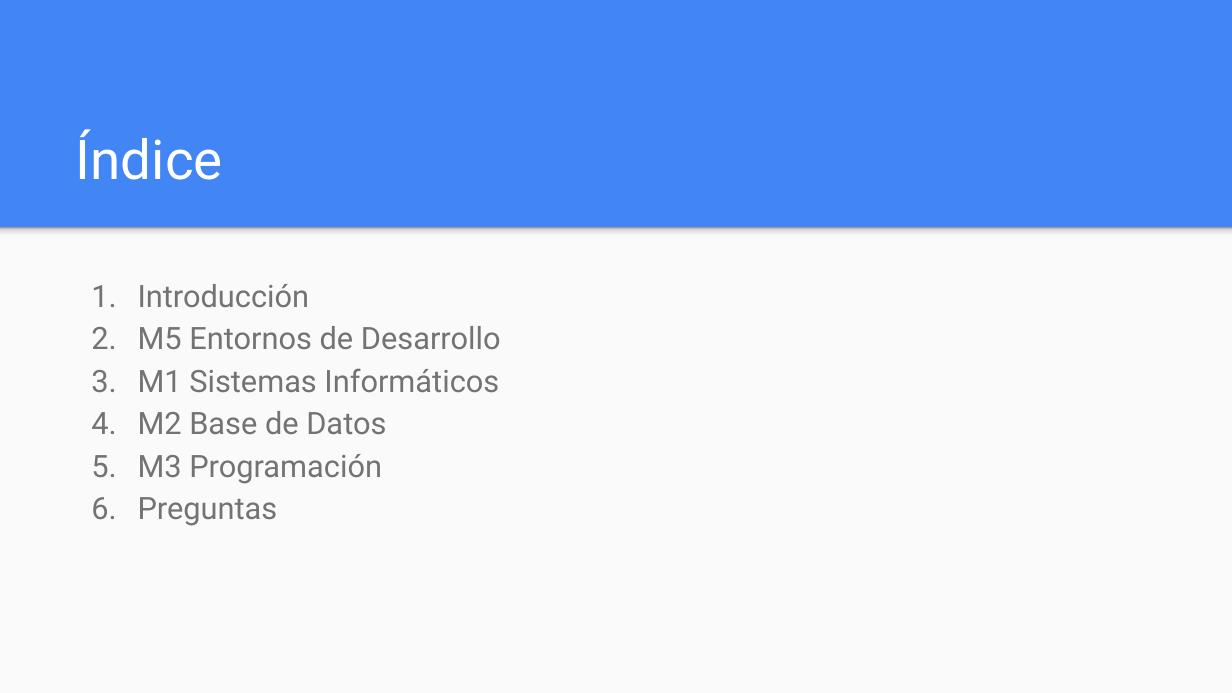
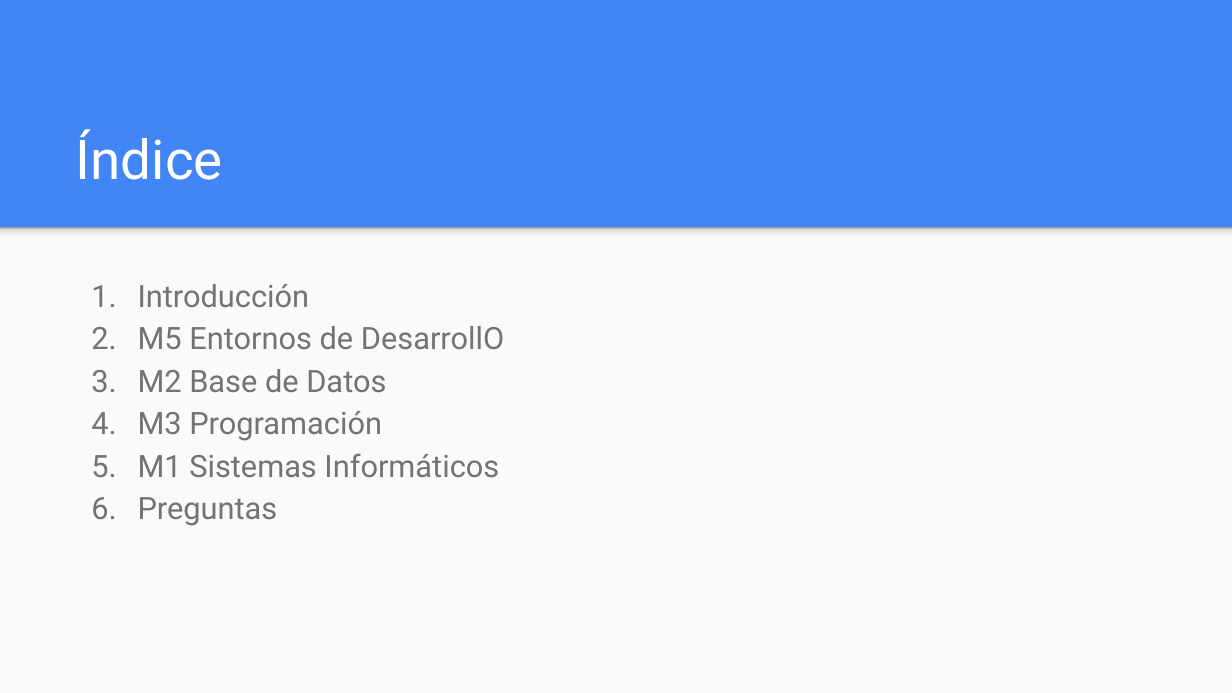
Before and after one commit to JGomezSimon/ProyectoBattle, a slide deck: slide 2 of m1/Presentación Proyecto.pptx. Drawn at 1232x693 pixels with LibreOffice and Linux fonts; fonts in the diff are those of the drawing. Boxes give left, top, right and bottom in pixels: in the first picture for what was removed or moved away, otherwise in the second. Text is boxed around its words. In the diff, an @@ line names an element or a change of style, - is before the commit and + after.

```diff
--- a/m1/Presentación Proyecto.pptx
+++ b/m1/Presentación Proyecto.pptx
@@ text at (138, 326, 504, 349): text changed @@
-2. M5 Entornos de Desarrollo
-3. M1 Sistemas Informáticos
+2. M5 Entornos de DesarrollO
@@ text at (138, 453, 499, 477): paragraph added @@
+5. M1 Sistemas Informáticos
```
Also in this commit, not shown: 4 other slides changed, 7 slides added, 1 other file.
